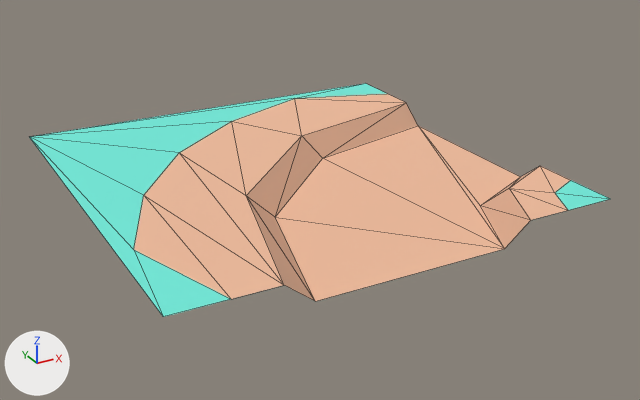
Two versions of the glTF model assets/nature_kit/ground_pathBendBank.glb, one commit apart.
One viewpoint serves both versions: a camera (50 mm lens) standing at (-0.88, -1.722, 0.708) and looking at (0.04, -0.049, -0.129). Lighting does not change. The marker at lower left points along +X, +Y and +Z. The picture after the commit comes second. Mesh edges are drawn as thin lines. Where no turn or scale is listed for an object, it has been applied to the vertices.

In view in the first picture: 'ground_pathBendBank'.
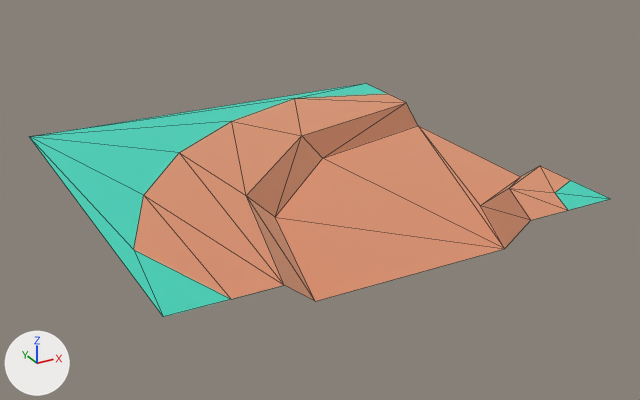
Boxes [x1, y1, x2, y2] around the edits, measured in the pictures (640 x 400 px):
'ground_pathBendBank', surface changed: [30, 83, 610, 317] in both

Patch to the scene script:
```diff
--- a/assets/nature_kit/ground_pathBendBank.glb.py
+++ b/assets/nature_kit/ground_pathBendBank.glb.py
@@ mat_dirt @@
 mat_dirt.base_color = (0.886, 0.514, 0.341)  # beige #f2be9e
-mat_dirt.metallic = 0.05
+mat_dirt.metallic = 1.0
 mat_dirt.roughness = 0.85
@@ mat_grass @@
 mat_grass.base_color = (0.173, 0.847, 0.722)  # cyan #73eddd
-mat_grass.metallic = 0.05
+mat_grass.metallic = 1.0
 mat_grass.roughness = 0.85
@@ mat_dirtdark @@
 mat_dirtdark.base_color = (0.71, 0.408, 0.271)  # beige #dbab8e
-mat_dirtdark.metallic = 0.05
+mat_dirtdark.metallic = 1.0
 mat_dirtdark.roughness = 0.85
@@ ob_tmpparent @@
-ob_tmpparent = bpy.data.objects.new('tmpParent', None)
-ob_tmpparent.location = (0.0, 0.0, 0.0)
```
